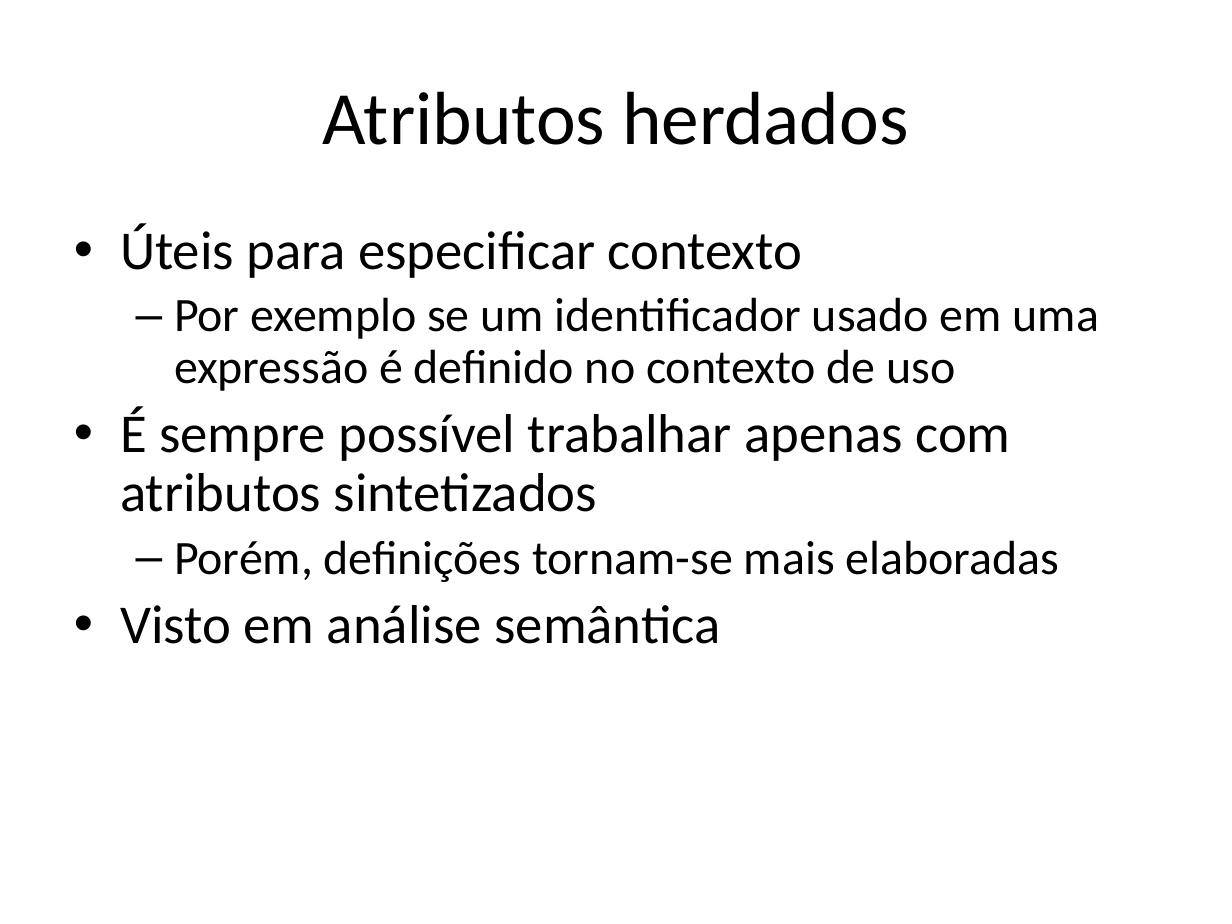
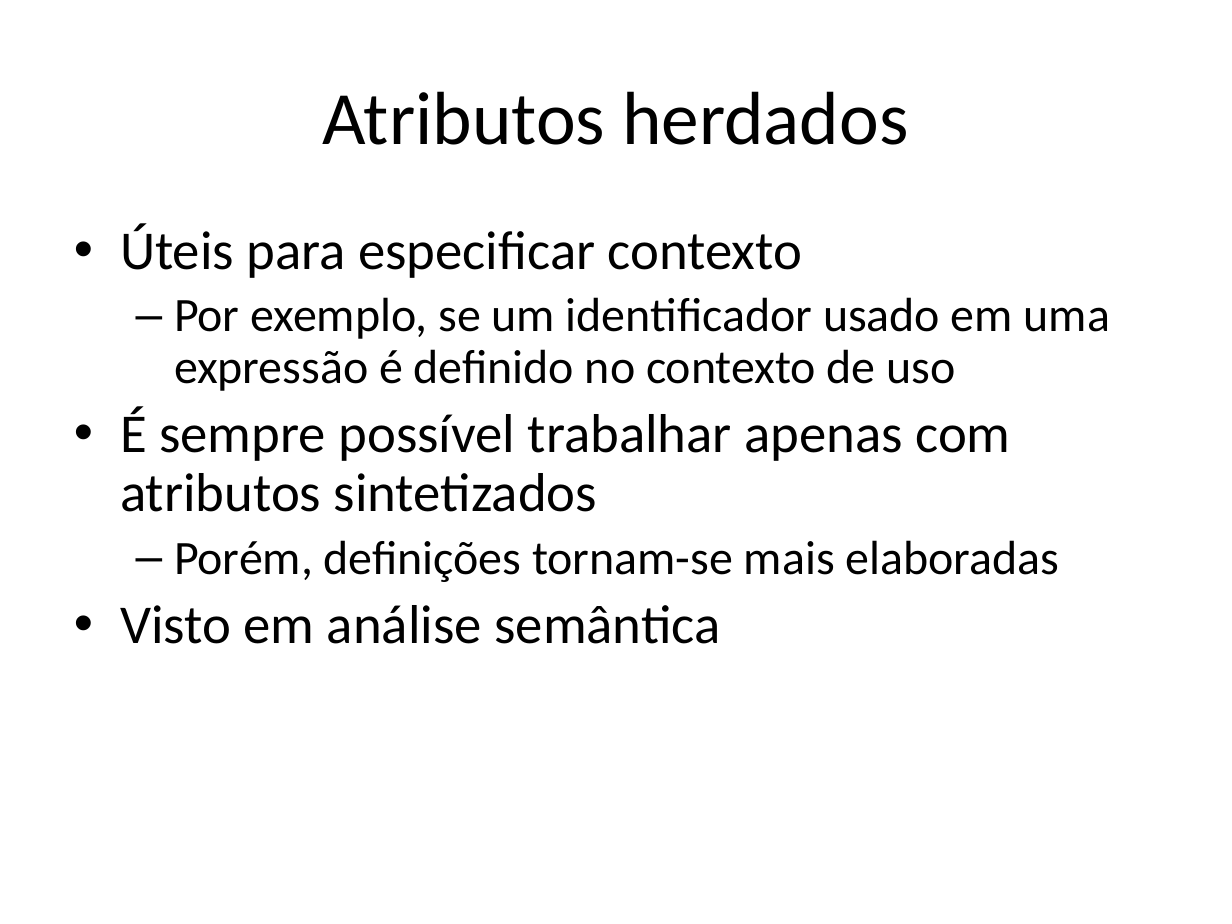
Before and after one commit to damorim/compilers-cin, a slide deck: slide 59 of slides-aulas/analise-sintatica.pptx. Drawn at 1232x924 pixels with LibreOffice and Linux fonts; fonts in the diff are those of the drawing. Boxes give left, top, right and bottom in pixels: in the first picture for what was removed or moved away, otherwise in the second. Text is boxed around its words. In the diff, an @@ line names an element or a change of style, - is before the commit and + after.

```diff
--- a/slides-aulas/analise-sintatica.pptx
+++ b/slides-aulas/analise-sintatica.pptx
@@ text at [174, 297, 1110, 391]: text changed @@
-  – Por exemplo se um identificador usado em uma expressão é definido no contexto de uso
+  – Por exemplo, se um identificador usado em uma expressão é definido no contexto de uso
```
Also in this commit, not shown: 6 other slides changed, 1 other file.
